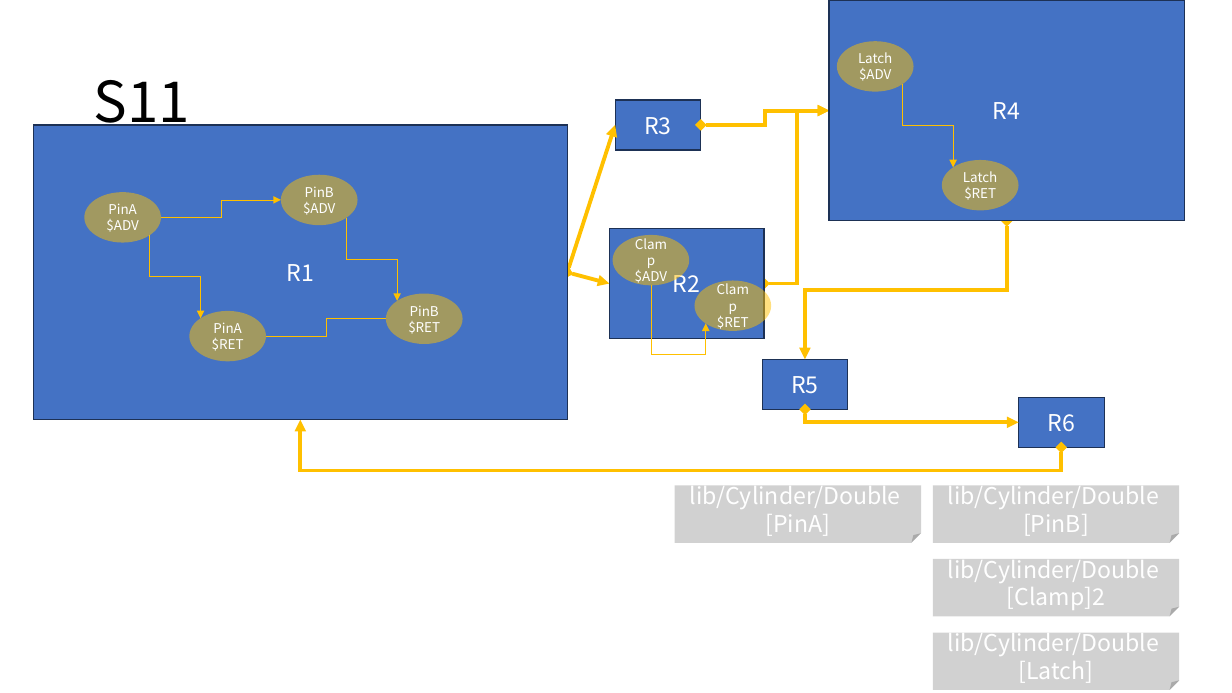
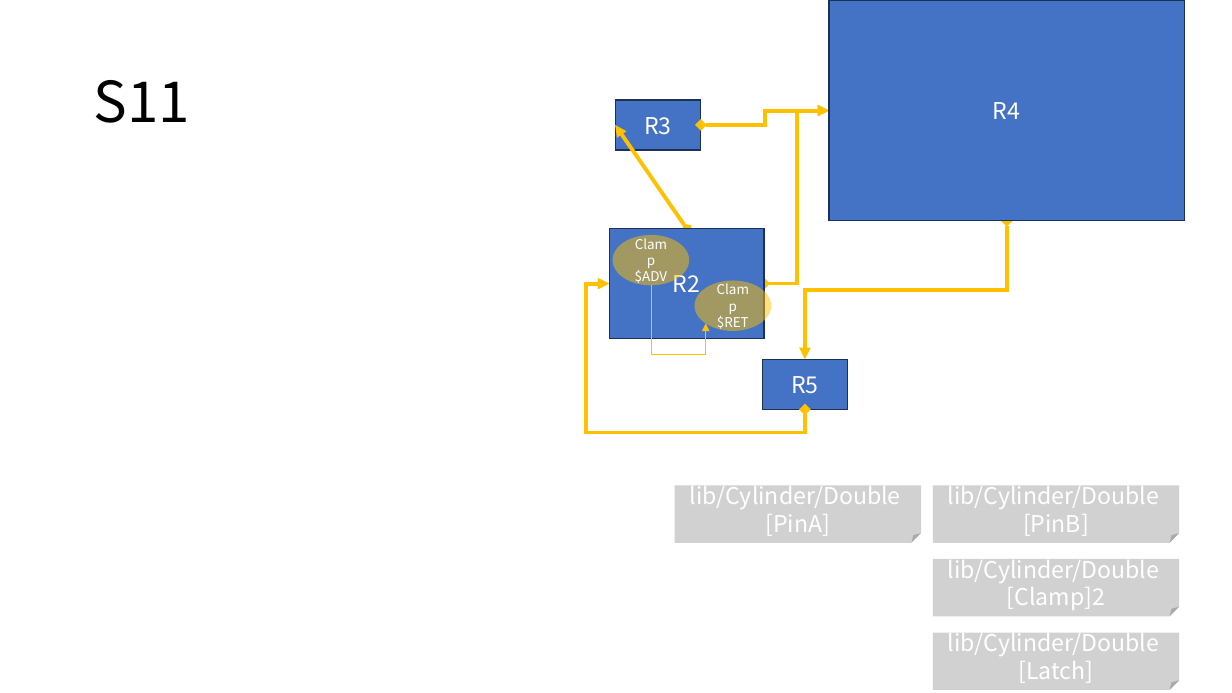
Before and after one commit to DualsoftDev/ds, a slide deck: slide 7 of DsDotNet/src/UnitTest/UnitTest.Model/ImportOfficeExample/Sample/s.pptx. Drawn at 1232x693 pixels with LibreOffice and Linux fonts; fonts in the diff are those of the drawing. Boxes give left, top, right and bottom in pixels: in the first picture for what was removed or moved away, otherwise in the second. Text is boxed around its words. In the diff, an @@ line names an element or a change of style, - is before the commit and + after.

```diff
--- a/DsDotNet/src/UnitTest/UnitTest.Model/ImportOfficeExample/Sample/s.pptx
+++ b/DsDotNet/src/UnitTest/UnitTest.Model/ImportOfficeExample/Sample/s.pptx
@@ ellipse removed at (837,42,914,92) @@
-Latch $ADV
@@ elbow arrow removed from (903, 84) to (954, 167) @@
@@ double arrow moved from (567, 273) - (616, 125) to (687, 228) - (616, 125) @@
@@ ellipse removed at (942,160,1019,211) @@
-Latch $RET
@@ double arrow removed from (567, 273) to (609, 284) @@
@@ elbow double arrow moved from (805, 409) - (1019, 422) to (805, 409) - (609, 284) @@
@@ group removed at (33,125,567,420): 4 ellipses, 3 elbow arrows, 1 rectangle, 1 elbow line @@
-R1
-PinA $ADV
-PinA $RET
-PinB $ADV
-PinB $RET
@@ rectangle removed at (1019,397,1104,447) @@
-R6
@@ elbow double arrow removed from (1062, 447) to (300, 420) @@
```
Also in this commit, not shown: 2 other slides changed, 1 slide added, 12 other files.
